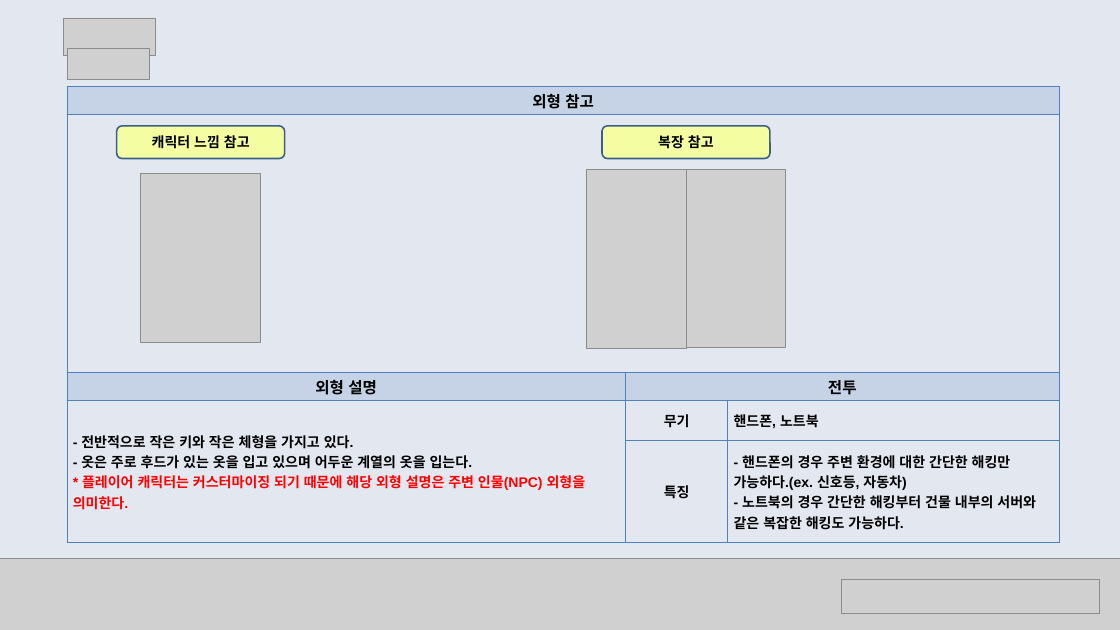
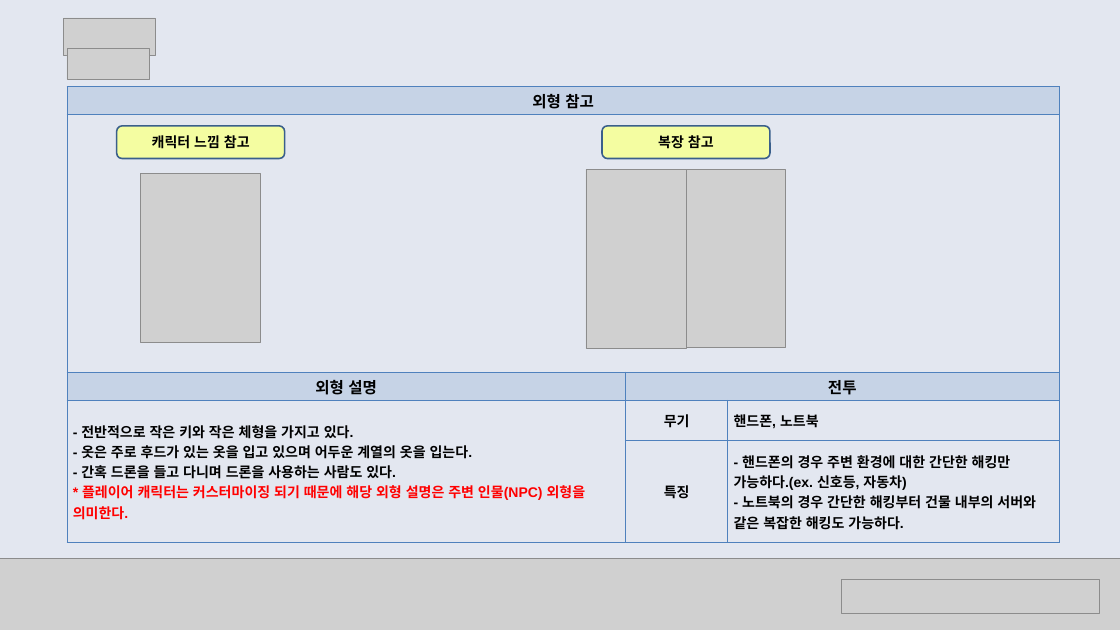
Before and after one commit to burperring/Gameproposal, a slide deck: slide 7 of 기획서/PROJECT_DC 전투 타입 컨셉 기획서.pptx. Drawn at 1120x630 pixels with LibreOffice and Linux fonts; fonts in the diff are those of the drawing; grey boxes stand for pictures. Boxes give left, top, right and bottom in pixels: in the first picture for what was removed or moved away, otherwise in the second. Text is boxed around its words. In the diff, an @@ line names an element or a change of style, - is before the commit and + after.

```diff
--- a/기획서/PROJECT_DC 전투 타입 컨셉 기획서.pptx
+++ b/기획서/PROJECT_DC 전투 타입 컨셉 기획서.pptx
@@ table at <box>67,87,1060,539</box> @@
-row 4, column 1: - 전반적으로 작은 키와 작은 체형을 가지고 있다. / - 옷은 주로 후드가 있는 옷을 입고 있으며 어두운 계열의 옷을 입는다. / * 플레이어 캐릭터는 커스터마이징 되기 때문에 해당 외형 설명은 주변 인물(NPC) 외형을 의미한다.
+row 4, column 1: - 전반적으로 작은 키와 작은 체형을 가지고 있다. / - 옷은 주로 후드가 있는 옷을 입고 있으며 어두운 계열의 옷을 입는다. / - 간혹 드론을 들고 다니며 드론을 사용하는 사람도 있다. / * 플레이어 캐릭터는 커스터마이징 되기 때문에 해당 외형 설명은 주변 인물(NPC) 외형을 의미한다.
```
Also in this commit, not shown: 3 other slides changed, 1 slide removed.
